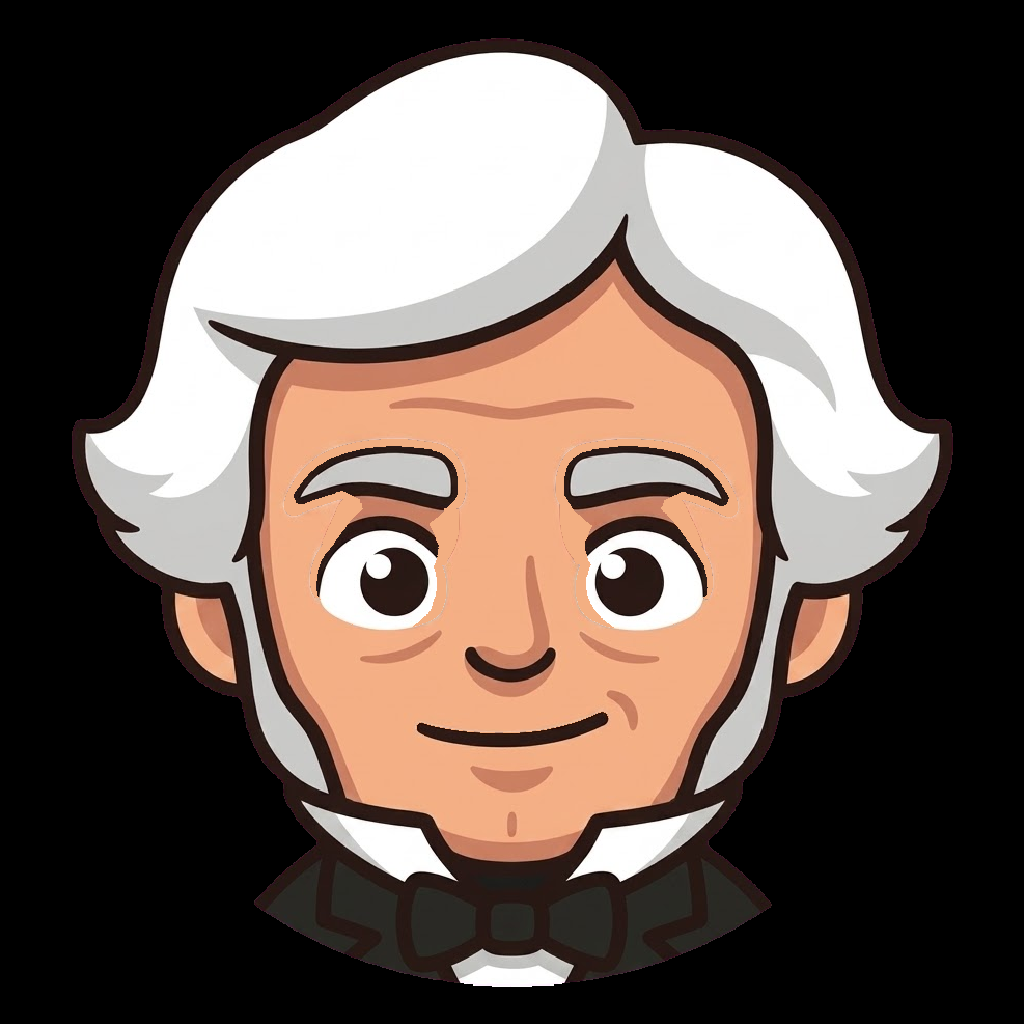
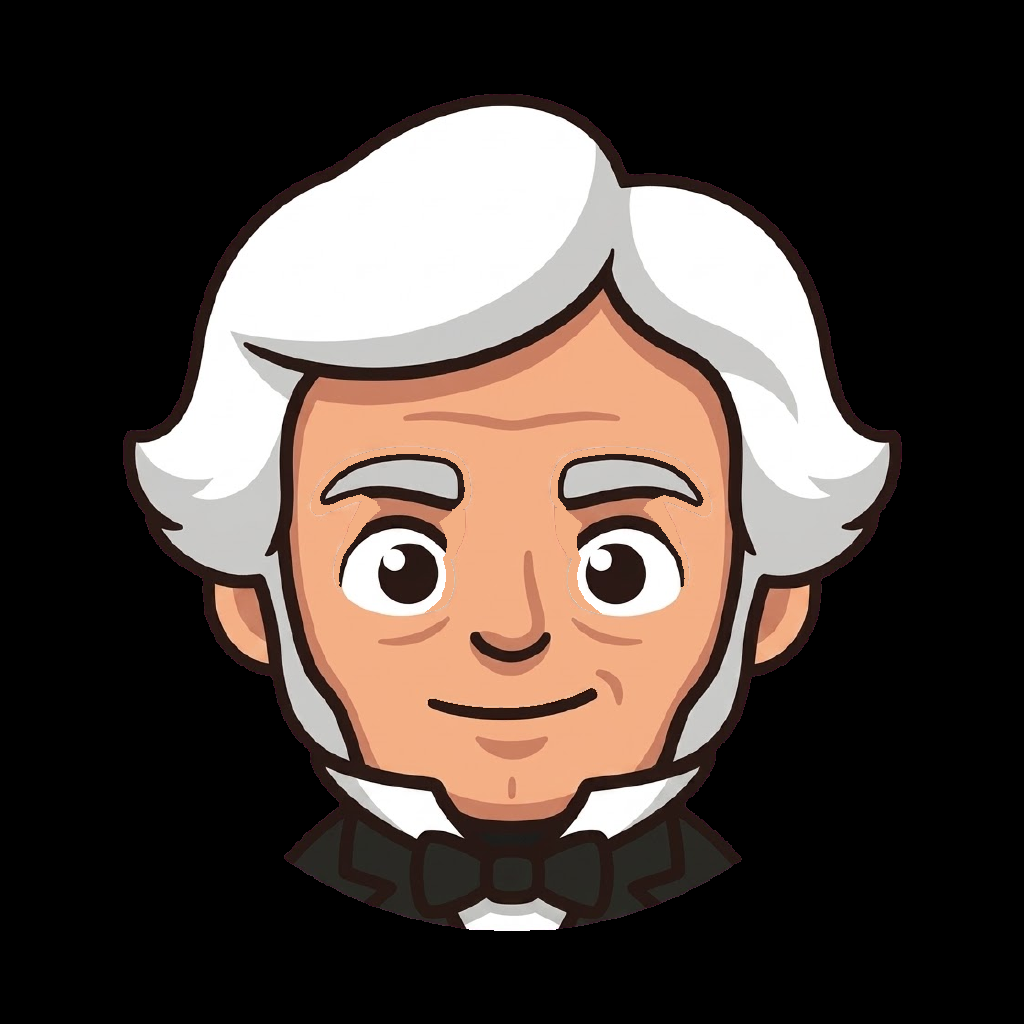
The second 1024x1024 image is a revision of the first. Changes to its layers:
painted on "pupil-b" over (577, 544, 664, 617)
painted on "pupil-a" over (361, 544, 446, 617)
painted on "mouth" over (417, 688, 609, 748)
painted on "brow-b" over (558, 446, 729, 525)
painted on "brow-a" over (294, 446, 465, 524)
painted on "eye-white-b" over (577, 507, 708, 630)
painted on "eye-white-a" over (316, 507, 447, 630)
painted on "head" over (133, 233, 902, 853)
painted on "collar" over (330, 779, 695, 882)
painted on "hair" over (72, 38, 953, 570)
painted on "bowtie" over (362, 776, 623, 987)
painted on "jacket" over (213, 651, 787, 987)